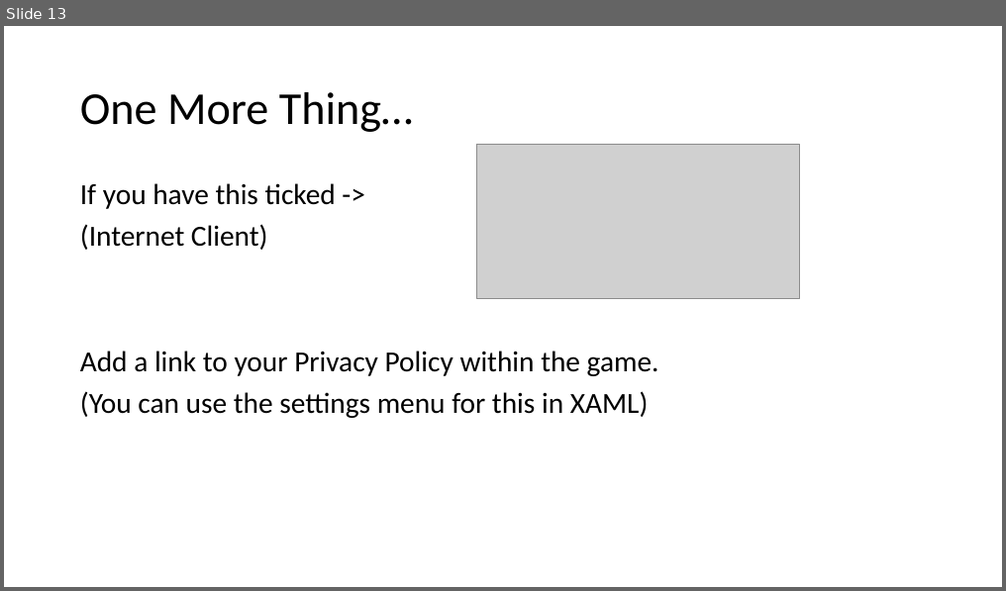
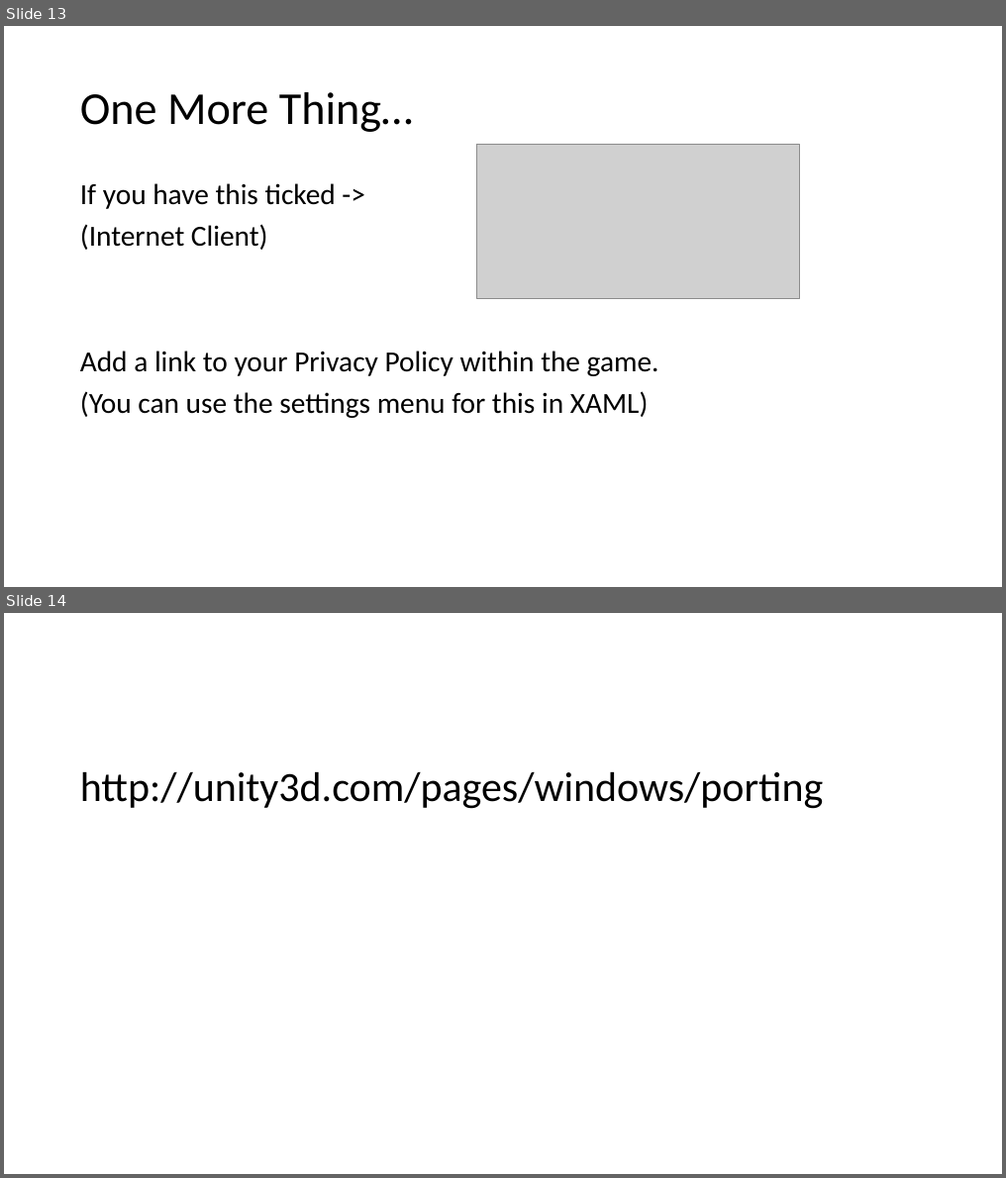
Before and after one commit to quandtm/UnityWin8Porting, a slide deck: PortingUnity_Win8.pptx. Shown one above the other, each under a label of ours: slide 13 before the commit, slides 13 and 14 after it. The pictures are 1006x591 and 1006x1178 pixels, drawn with LibreOffice and Linux fonts; fonts in the diff are those of the drawing; grey boxes stand for pictures. Boxes give left, top, right and bottom in pixels: in the first picture for what was removed or moved away, otherwise in the second. Text is boxed around its words. In the diff, an @@ line names an element or a change of style, - is before the commit and + after.

Commit message:
porting link

```diff
--- a/PortingUnity_Win8.pptx
+++ b/PortingUnity_Win8.pptx
@@ slide 14 added at <box>4,613,1002,1174</box>, background #FFFFFF @@
@@ text added at <box>80,772,823,809</box>, 40 pt, text #000000 @@
+http://unity3d.com/pages/windows/porting
```
Also in this commit, not shown: 1 slide changed.
